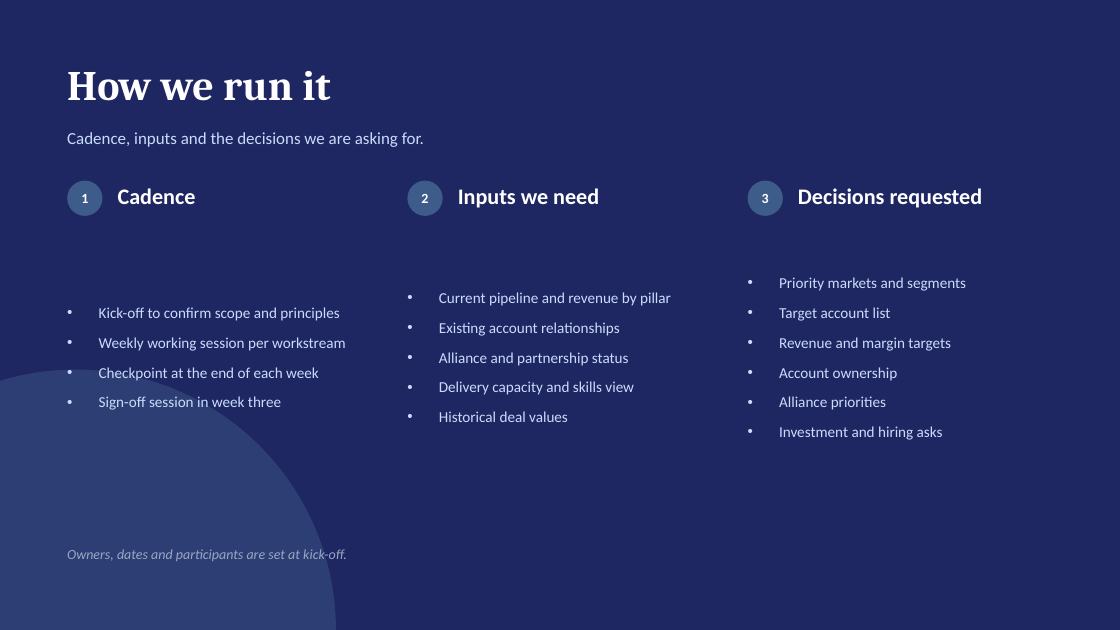
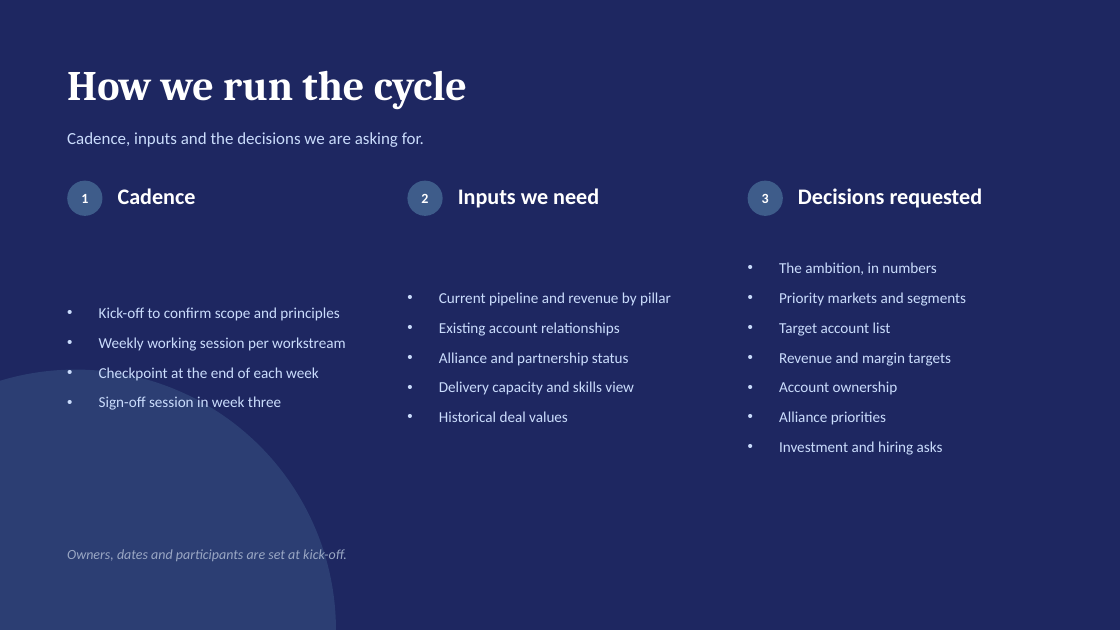
Before and after one commit to dhajjar-cyber/bae, a slide deck: slide 13 of FSI strategy/EAIND-FSI-Strategy-Development-Plan.pptx (slide 12 before the commit). Drawn at 1120x630 pixels with LibreOffice and Linux fonts; fonts in the diff are those of the drawing. Boxes give left, top, right and bottom in pixels: in the first picture for what was removed or moved away, otherwise in the second. Text is boxed around its words. In the diff, an @@ line names an element or a change of style, - is before the commit and + after.

```diff
--- a/FSI strategy/EAIND-FSI-Strategy-Development-Plan.pptx
+++ b/FSI strategy/EAIND-FSI-Strategy-Development-Plan.pptx
@@ text at bbox=[67, 70, 467, 110]: text changed @@
-How we run it
+How we run the cycle
@@ text at bbox=[779, 262, 936, 275]: paragraph added @@
+• The ambition, in numbers
```
Also in this commit, not shown: 3 other slides changed, 3 slides added, 1 slide removed, 2 other files.
